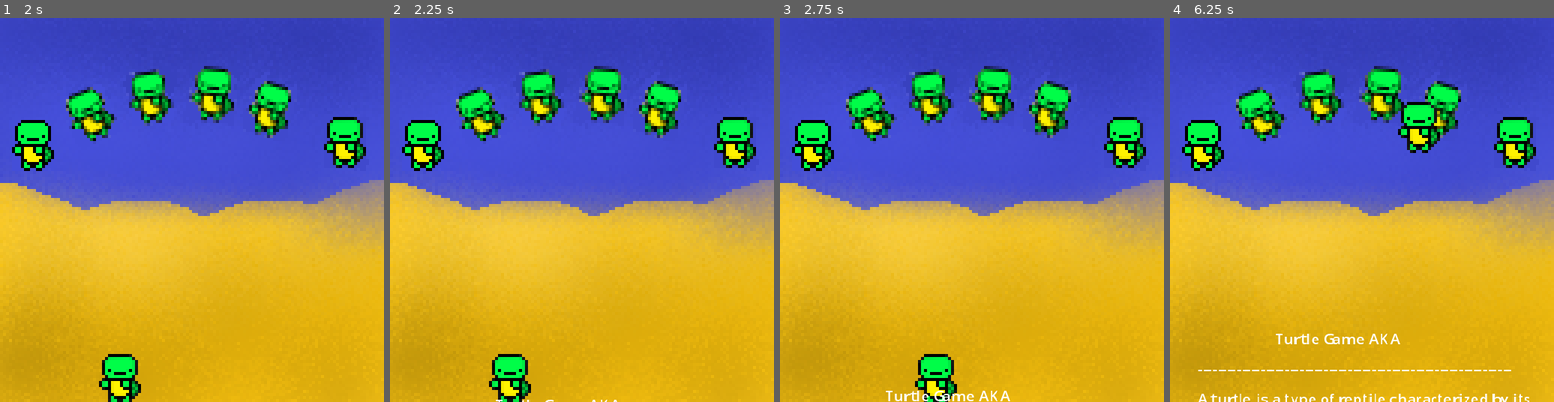
Above: before the commit, frames 1-4 (left to right).
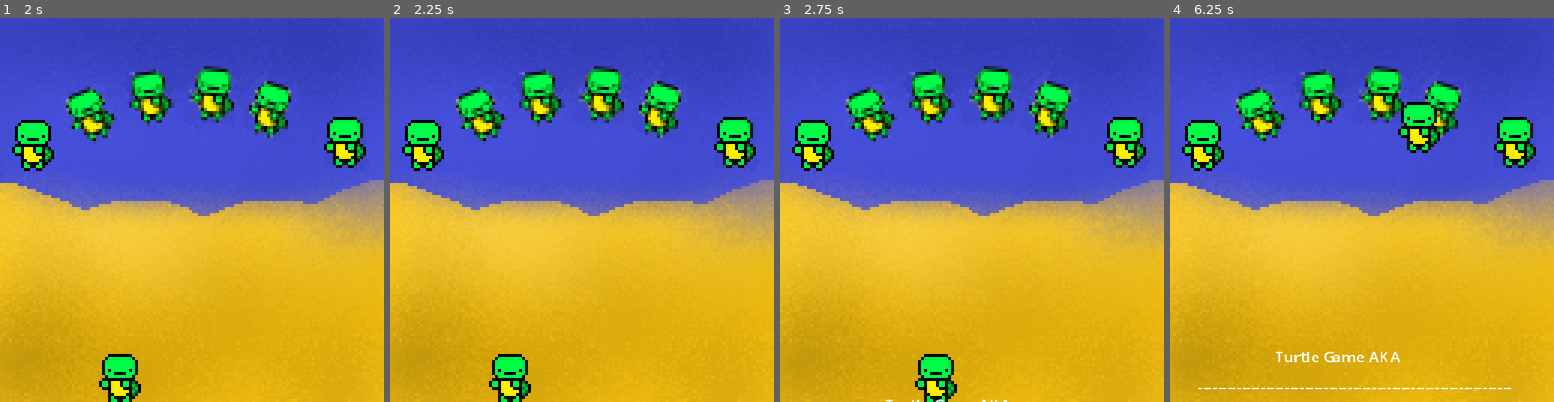
Above: after the commit, the same moments.

Repository: legojrp/turtle
Game: Godot game, scene res://src/level.tscn
Same seed, same stepped clock (60 frames per second), same inputs: the game is played once before the commit and once after it.
Inputs:
- Up to frame 1 (2 s): tap Enter at 0.5 s; hold S (S) 0.53-1.28 s; tap A (A) at 1.35 s; tap S (S) at 1.55 s
- Up to frame 2 (2.25 s): hold D (D) from 2.03 s (still down)
- Up to frame 3 (2.75 s): keep holding D (D); tap S (S) at 2.3 s
- Up to frame 4 (6.25 s): release D (D) at 2.78 s; tap S (S) at 2.85, 3.8, 4.35, 5.3, 6.05 s; hold W (W) 3.53-4.28 s; tap L (debug) at 4.15 s; tap \ (debug2) at 4.9 s; hold A (A) 5.03-5.78 s; tap D (D) at 5.85 s

Frame 1 is identical in both runs. In frame 2, less than 0.1% of the frame differs, in the area x 27-60%, y 99-100%; in frame 3, 0.4%; in frame 4, 1.9%, in the area x 7-94%, y 82-100%.

Commit message:
done frfr no cap

Diff:
--- a/src/Static_levels/title.gd
+++ b/src/Static_levels/title.gd
@@ -1,5 +1,5 @@
 extends Node2D
-var speed = 0.09
+var speed1 = 0.09
 
 # Called when the node enters the scene tree for the first time.
 func _ready():
@@ -8,17 +8,18 @@
 # Called every frame. 'delta' is the elapsed time since the previous frame.
 func _physics_process(delta):
 	var label = get_node('text_turtle')
-	label.position.y -= speed
+	var speed2 = speed1 * delta * 50
+	label.position.y -= speed2
 	var start = get_node('Start')
 	if start.position.y >= 95:
-		start.position.y -= speed
+		start.position.y -= speed2
 	var walt = get_node("Walter")
-	walt.position.y -= speed
+	walt.position.y -= speed2
 
 	if Input.is_action_pressed("debug") && Input.is_action_pressed("debug2"):
-		speed = 20
+		speed1 = 20
 	else:
-		speed = 0.09
+		speed1 = 0.09
 
 
 func _on_start_pressed():
--- a/src/turtle/turtle.tscn
+++ b/src/turtle/turtle.tscn
@@ -4,7 +4,7 @@
 [ext_resource type="Texture2D" uid="uid://btmet8a3qbq0h" path="res://src/resources/turtle.png" id="2_d7pp8"]
 
 [sub_resource type="RectangleShape2D" id="RectangleShape2D_lwhnj"]
-size = Vector2(8, 9)
+size = Vector2(8, 9.5)
 
 [node name="turtle" type="CharacterBody2D"]
 script = ExtResource("1_i3tl0")
@@ -15,7 +15,7 @@
 texture = ExtResource("2_d7pp8")
 
 [node name="CollisionShape2D" type="CollisionShape2D" parent="."]
-position = Vector2(-1, -8.5)
+position = Vector2(-1, -7.75)
 shape = SubResource("RectangleShape2D_lwhnj")
 metadata/Plastic = "plastic"
 
